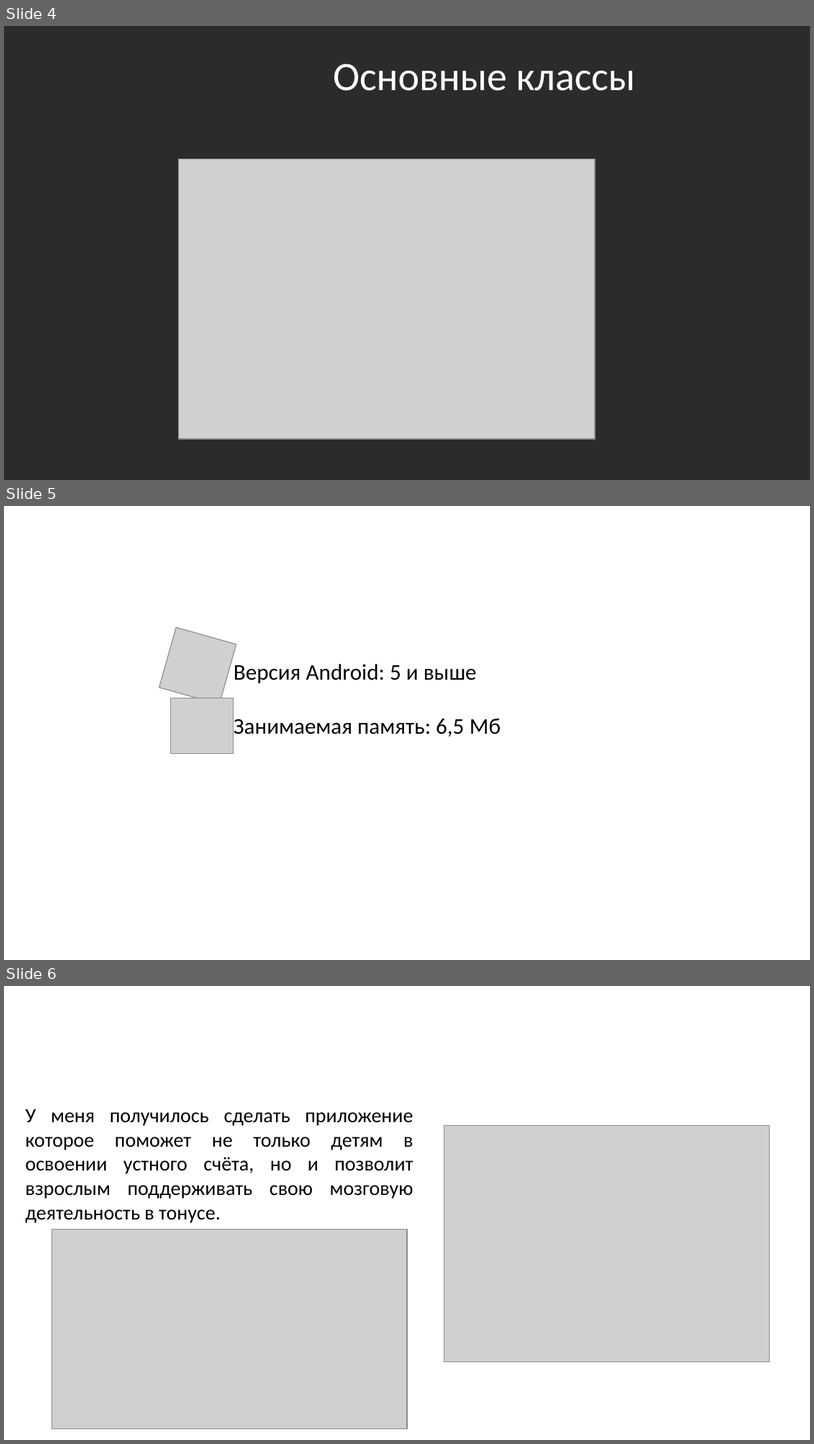
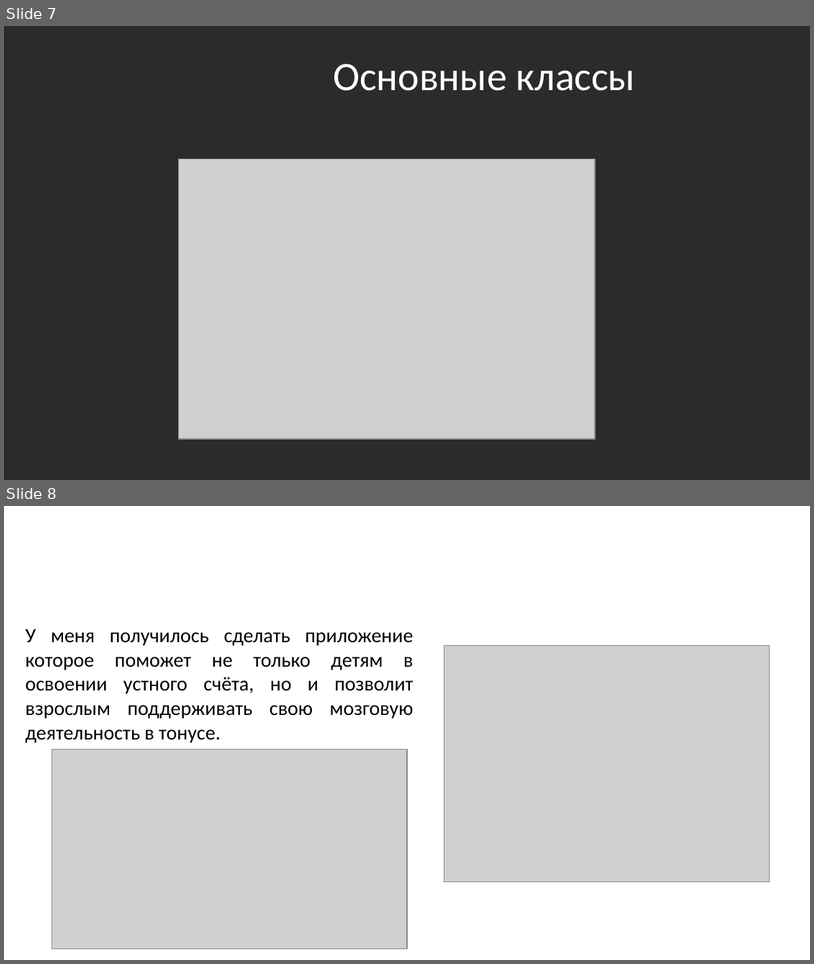
Before and after one commit to Vova-SH/SamsungGraduationWorks, a slide deck: 2023/Projects/Силин Данил/Samsung_presentation.pptx. Shown one above the other, each under a label of ours: slides 4, 5 and 6 before the commit, slides 7 and 8 after it. The pictures are 814x1444 and 814x964 pixels, drawn with LibreOffice and Linux fonts; fonts in the diff are those of the drawing; grey boxes stand for pictures; background and template pictures are left out; a plain dark background stands for a picture behind light text. Boxes give left, top, right and bottom in pixels: in the first picture for what was removed or moved away, otherwise in the second. Text is boxed around its words. In the diff, an @@ line names an element or a change of style, - is before the commit and + after.

```diff
--- a/2023/Projects/Силин Данил/Samsung_presentation.pptx
+++ b/2023/Projects/Силин Данил/Samsung_presentation.pptx
@@ slide 5 removed at (x1=4, y1=506, x2=810, y2=960), background picture (left out) @@
@@ title removed at (x1=199, y1=525, x2=770, y2=585) @@
-Требования
@@ picture removed at (x1=160, y1=627, x2=237, y2=704) @@
@@ text removed at (x1=234, y1=664, x2=501, y2=736) @@
-Версия Android: 5 и выше
-Занимаемая память: 6,5 Мб
@@ picture removed at (x1=171, y1=698, x2=234, y2=754) @@
@@ what was slide 4 is now slide 7 @@
@@ what was slide 6 is now slide 8 @@
```
Also in this commit, not shown: 3 slides added, 14 other files.
